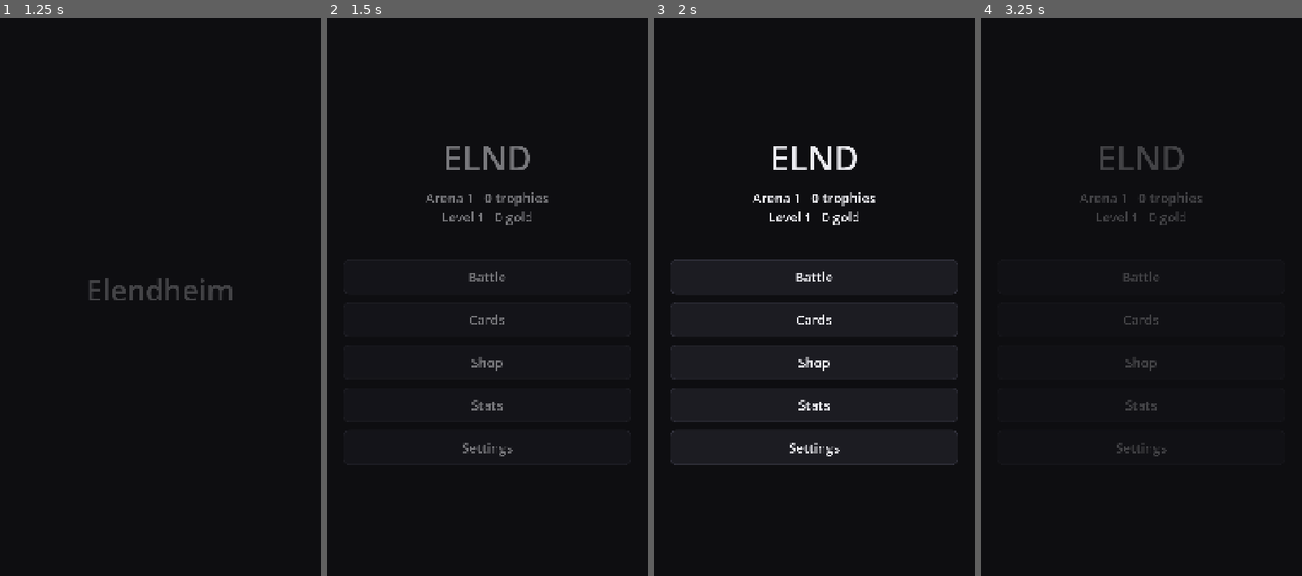
Above: before the commit, frames 1-4 (left to right).
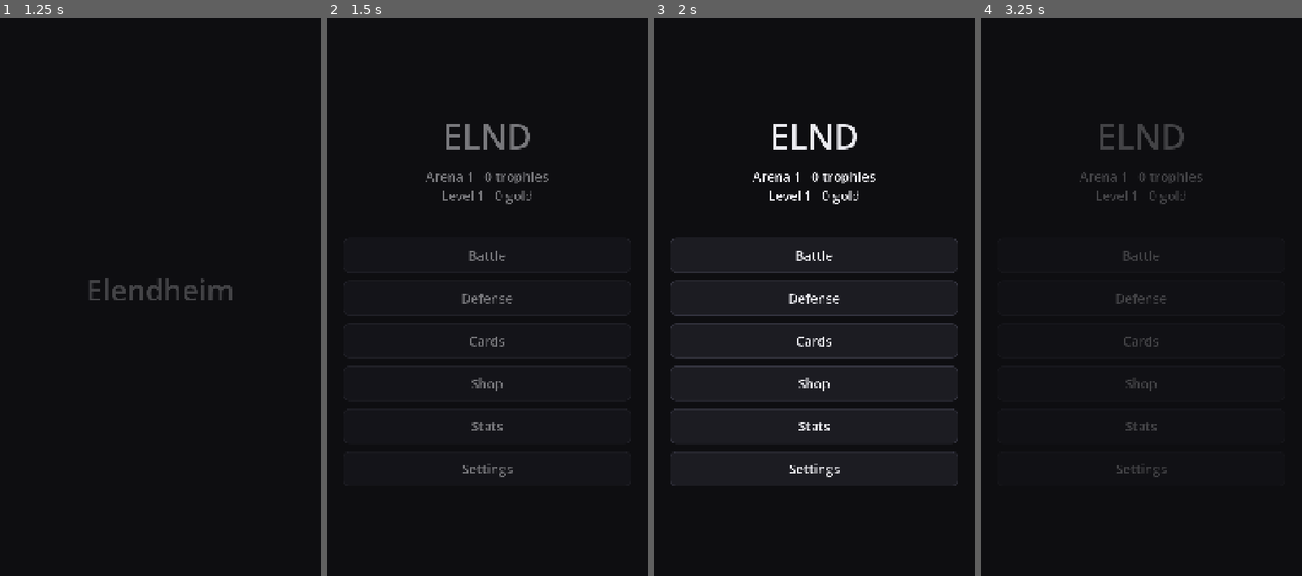
Above: after the commit, the same moments.

Repository: HenryElendheim/ELND
Game: Godot game, scene res://scenes/splash.tscn
Same seed, same stepped clock (60 frames per second), same inputs: the game is played once before the commit and once after it.
Inputs (mouse positions are in pixels of both pictures, inside the frame that each line leads up to):
- Up to frame 1 (1.25 s): tap Enter at 0.5 s; move the mouse to (231, 263) at 0.52 s; click (231, 263) at 0.67 s
- Up to frame 2 (1.5 s): drag from (423, 319) to (471, 403) at 1.27 s
- Up to frame 3 (2 s): no input
- Up to frame 4 (3.25 s): click "Battle" at 2 s; click "Back" at 2.75 s

Frame 1 is identical in both runs. In frame 2, 2.8% of the frame differs, in the area x 30-70%, y 18-83%; in frame 3, 3.8%, in the area x 5-95%, y 18-84%; in frame 4, 2.5%.

Commit message:
Add Defense mode and fix chest check in the smoke test
Milestone 10. Defense has no enemy towers. After a short break a wave of
random troops walks in, each wave with a bigger Ephrocity budget and a
level every 3 waves (defense.json). The run ends when your main tower
falls, gives a chest that gets better with the waves survived (common,
rare from 6, epic from 12, legendary from 20) and saves the best wave.

Smoke test was reading count from chest extras like 'Evolution unlocked',
which only have text.

Diff:
--- /dev/null
+++ b/data/defense.json
@@ -0,0 +1,13 @@
+{
+	"break_seconds": 4.0,
+	"first_wave_budget": 4,
+	"budget_per_wave": 2,
+	"waves_per_level": 3,
+	"spawn_row_from_back": 3.0,
+	"chest_by_wave": [
+		{ "from_wave": 0, "chest": "common" },
+		{ "from_wave": 6, "chest": "rare" },
+		{ "from_wave": 12, "chest": "epic" },
+		{ "from_wave": 20, "chest": "legendary" }
+	]
+}
--- a/scenes/battle.gd
+++ b/scenes/battle.gd
@@ -9,7 +9,7 @@
 const RATE_NAMES := {2.0: "Double Ephrocity", 3.0: "Triple Ephrocity"}
 const PHASE_NAMES := {"overtime": "Overtime", "tiebreaker": "Tiebreaker"}
 
-var sim := BattleSim.new()
+var sim := BattleSim.new(Nav.params.get("mode", "battle"))
 var speed := 1.0
 ## When Admin Mode picks a card here, taps drop that card for free on the chosen side instead of playing from the hand.
 var spawn_card := ""
@@ -110,8 +110,12 @@
 	_refresh_evolutions()
 	_announce_rate()
 	var left := ceili(sim.seconds_left())
-	_clock.text = "Tiebreaker" if sim.phase() == "tiebreaker" else "%d:%02d" % [left / 60, left % 60]
-	_crowns.text = "%d : %d" % [sim.towers_lost(Unit.Team.ENEMY), sim.towers_lost(Unit.Team.PLAYER)]
+	if sim.mode == "defense":
+		_clock.text = "Wave %d" % sim.waves.wave
+		_crowns.text = ""
+	else:
+		_clock.text = "Tiebreaker" if sim.phase() == "tiebreaker" else "%d:%02d" % [left / 60, left % 60]
+		_crowns.text = "%d : %d" % [sim.towers_lost(Unit.Team.ENEMY), sim.towers_lost(Unit.Team.PLAYER)]
 	if sim.phase() != _phase:
 		_phase = sim.phase()
 		Nav.toast(PHASE_NAMES.get(_phase, ""))
@@ -122,9 +126,14 @@
 ## Covers the arena with the outcome and the crown count, plus buttons to play again or leave.
 func _show_result() -> void:
 	_result_shown = true
-	Progress.record_match(sim.result)
-	Stats.record_match("battle", sim.result, sim.towers_lost(Unit.Team.ENEMY), sim.played_cards, BattleSim.starting_deck(), sim.time)
-	var titles := {"player": "Victory", "enemy": "Defeat", "draw": "Draw"}
+	var defense := sim.mode == "defense"
+	var reached := sim.waves.wave - 1 if defense else 0
+	if defense:
+		Progress.record_defense(reached)
+	else:
+		Progress.record_match(sim.result)
+	Stats.record_match(sim.mode, sim.result, sim.towers_lost(Unit.Team.ENEMY), sim.played_cards, BattleSim.starting_deck(), sim.time)
+	var titles := {"player": "Victory", "enemy": "Run over" if defense else "Defeat", "draw": "Draw"}
 	var panel := PanelContainer.new()
 	panel.set_anchors_preset(PRESET_CENTER)
 	panel.grow_horizontal = GROW_DIRECTION_BOTH
@@ -135,7 +144,8 @@
 	var title := Ui.label(titles[sim.result], "TitleLabel")
 	title.horizontal_alignment = HORIZONTAL_ALIGNMENT_CENTER
 	column.add_child(title)
-	var crowns := Ui.label("Crowns %d : %d" % [sim.towers_lost(Unit.Team.ENEMY), sim.towers_lost(Unit.Team.PLAYER)])
+	var summary := "Waves survived: %d" % reached if defense else "Crowns %d : %d" % [sim.towers_lost(Unit.Team.ENEMY), sim.towers_lost(Unit.Team.PLAYER)]
+	var crowns := Ui.label(summary)
 	crowns.horizontal_alignment = HORIZONTAL_ALIGNMENT_CENTER
 	column.add_child(crowns)
 	column.add_child(Ui.button("Open chest", func() -> void: Nav.go(CHEST_SCENE)))
--- a/scenes/main_menu.gd
+++ b/scenes/main_menu.gd
@@ -16,7 +16,8 @@
 	var stats: Label = add(Ui.label("Arena %d   %d trophies\nLevel %d   %d gold" % [Progress.arena(), Progress.trophies(), Progress.player_level(), Progress.gold()]))
 	stats.horizontal_alignment = HORIZONTAL_ALIGNMENT_CENTER
 	add(Ui.spacer(60))
-	add(Ui.button("Battle", func() -> void: Nav.go(BATTLE_SCENE)))
+	add(Ui.button("Battle", func() -> void: Nav.go(BATTLE_SCENE, {"mode": "battle"})))
+	add(Ui.button("Defense", func() -> void: Nav.go(BATTLE_SCENE, {"mode": "defense"})))
 	var waiting := Progress.chests_waiting().size()
 	if waiting > 0:
 		add(Ui.button("Open chests (%d)" % waiting, func() -> void: Nav.go(CHEST_SCENE)))
--- a/scripts/autoload/data_store.gd
+++ b/scripts/autoload/data_store.gd
@@ -4,7 +4,7 @@
 
 signal changed
 
-const FILES := ["cards", "towers", "battle", "chests", "economy", "progression", "bot"]
+const FILES := ["cards", "towers", "battle", "chests", "economy", "progression", "bot", "defense"]
 const OVERRIDES_PATH := "user://overrides.json"
 
 var _defaults := {}
--- a/scripts/autoload/nav.gd
+++ b/scripts/autoload/nav.gd
@@ -3,6 +3,9 @@
 
 const FADE_TIME := 0.35
 const TOAST_TIME := 2.5
+
+## Settings handed to the next screen, such as which mode the battle screen should run.
+var params := {}
 
 var _fade := ColorRect.new()
 var _toast := Label.new()
@@ -31,7 +34,8 @@
 
 
 ## Opens a screen. With reduced motion turned on the switch is instant, otherwise it fades out and back in.
-func go(scene_path: String) -> void:
+func go(scene_path: String, next_params := {}) -> void:
+	params = next_params
 	if Settings.reduced_motion():
 		get_tree().change_scene_to_file(scene_path)
 		return
--- a/scripts/battle/battle_sim.gd
+++ b/scripts/battle/battle_sim.gd
@@ -9,6 +9,9 @@
 ## One hand per team, in the same order as Unit.Team, so hands[Unit.Team.ENEMY] is the enemy's.
 var hands: Array[Hand] = []
 var bot := Bot.new(randi())
+## "battle" is the normal match against the bot. "defense" has no enemy towers and sends waves instead.
+var mode := "battle"
+var waves: Waves = null
 var tick := 1.0 / 30.0
 var time := 0.0
 ## Empty while the match is going. Once it ends it says which team won, or "draw".
@@ -24,7 +27,11 @@
 var _next_group := 0
 
 
-func _init() -> void:
+func _init(match_mode := "battle") -> void:
+	mode = match_mode
+	if mode == "defense":
+		waves = Waves.new(randi())
+		bot.enabled = false
 	_battle = Data.table("battle")
 	_arena = _battle.arena
 	tick = 1.0 / float(_battle.tick_rate)
@@ -92,6 +99,8 @@
 		return true
 	if y > float(_arena.river_bottom):
 		return true
+	if mode == "defense":
+		return false
 	if y < float(_arena.river_top) - float(_battle.pocket_depth_tiles) or y > float(_arena.river_top):
 		return false
 	var left_lane := at.x < float(_arena.width_tiles) / 2.0
@@ -235,6 +244,8 @@
 
 ## Which part of the match is running: "regular", "overtime" or "tiebreaker".
 func phase() -> String:
+	if mode == "defense":
+		return "regular"
 	var regular := float(_battle.match.regular_seconds)
 	if time < regular:
 		return "regular"
@@ -243,6 +254,8 @@
 
 ## Time left in the current part of the match. The tiebreaker has no clock.
 func seconds_left() -> float:
+	if mode == "defense":
+		return 0.0
 	var end := float(_battle.match.regular_seconds)
 	if phase() != "regular":
 		end += float(_battle.match.overtime_seconds)
@@ -261,6 +274,10 @@
 ## and during overtime that means the first tower to fall decides it. In the tiebreaker every tower drains,
 ## so the first tower to fall loses. If both sides lose their main tower at the same moment, it is a draw.
 func _check_result() -> void:
+	if mode == "defense":
+		if not _main_standing(Unit.Team.PLAYER):
+			result = "enemy"
+		return
 	var player_main := _main_standing(Unit.Team.PLAYER)
 	var enemy_main := _main_standing(Unit.Team.ENEMY)
 	if not player_main or not enemy_main:
@@ -287,6 +304,8 @@
 		return
 	time += tick
 	bot.think(self)
+	if waves != null:
+		waves.tick(self)
 	if phase() == "tiebreaker":
 		_drain_towers()
 	var bars := tick * ephrocity_rate() / float(_battle.ephrocity.seconds_per_bar)
@@ -341,6 +360,8 @@
 	for kind in ["side", "main"]:
 		for spot in towers[kind].positions:
 			for team in [Unit.Team.PLAYER, Unit.Team.ENEMY]:
+				if team == Unit.Team.ENEMY and mode == "defense":
+					continue
 				var at := Vector2(spot[0], spot[1])
 				if team == Unit.Team.ENEMY:
 					at.y = float(_arena.length_tiles) - at.y
--- /dev/null
+++ b/scripts/battle/waves.gd
@@ -0,0 +1,59 @@
+class_name Waves
+extends RefCounted
+## Runs Defense mode. Whenever the field is clear of attackers, a short break follows and then the next wave walks in.
+## Each wave spends a bigger Ephrocity budget on random troops, and every few waves the attackers gain a level.
+## All of these numbers come from defense.json.
+
+var wave := 0
+
+var _break := 0.0
+var _rng := RandomNumberGenerator.new()
+
+
+## The first wave waits one break too, which gives the player a moment to get ready.
+func _init(rng_seed: int) -> void:
+	_rng.seed = rng_seed
+	_break = float(Data.table("defense").break_seconds)
+
+
+func tick(sim: BattleSim) -> void:
+	for unit in sim.units:
+		if unit.team == Unit.Team.ENEMY and not unit.is_tower() and unit.alive():
+			return
+	_break -= sim.tick
+	if _break > 0.0:
+		return
+	var rules := Data.table("defense")
+	wave += 1
+	_break = float(rules.break_seconds)
+	_spawn_wave(sim, rules)
+
+
+func _spawn_wave(sim: BattleSim, rules: Dictionary) -> void:
+	var cards: Dictionary = Data.table("cards").cards
+	var troops := BattleSim.available_cards().filter(func(id: String) -> bool: return cards[id].get("type") == "troop")
+	if troops.is_empty():
+		return
+	var budget := float(rules.first_wave_budget) + float(rules.budget_per_wave) * (wave - 1)
+	var level := 1 + (wave - 1) / int(rules.waves_per_level)
+	var lanes: Array = Data.table("battle").arena.bridge_x
+	var cheapest := INF
+	for id in troops:
+		cheapest = minf(cheapest, float(cards[id].cost))
+	while budget >= cheapest:
+		var id: String = troops[_rng.randi() % troops.size()]
+		var cost := float(cards[id].cost)
+		if cost > budget:
+			continue
+		budget -= cost
+		var x := float(lanes[_rng.randi() % lanes.size()]) + _rng.randf_range(-1.0, 1.0)
+		sim.spawn(id, Unit.Team.ENEMY, Vector2(x, float(rules.spawn_row_from_back) + _rng.randf_range(0.0, 2.0)), level)
+
+
+## The chest a run earns, which gets better the further the player got.
+static func chest_for(reached: int) -> String:
+	var chest := "common"
+	for step in Data.table("defense").chest_by_wave:
+		if reached >= int(step.from_wave):
+			chest = step.chest
+	return chest
--- a/scripts/progress.gd
+++ b/scripts/progress.gd
@@ -87,6 +87,13 @@
 	add_gold(-price)
 	queue_chest(rarity)
 	return true
+
+
+## Records a finished Defense run: no trophies, a chest that gets better the further the run got, and the best wave.
+static func record_defense(reached: int) -> void:
+	_write("games", int(_read("games", 0)) + 1)
+	queue_chest(Waves.chest_for(reached))
+	Stats.record_wave(reached)
 
 
 ## Records a finished match. A win gives trophies, XP and gold, and a loss takes trophies away.
--- a/tests/smoke.gd
+++ b/tests/smoke.gd
@@ -57,6 +57,7 @@
 	broken += _check_win_rules()
 	broken += _check_bot_counters()
 	broken += _check_evolutions()
+	broken += _check_defense()
 
 	var hurt := 0
 	for unit in sim.units:
@@ -108,7 +109,7 @@
 	var opened := Progress.open_next_chest()
 	var got := 0
 	for drop in opened.get("cards", []):
-		got += int(drop.count)
+		got += int(drop.get("count", 0))
 	Progress.add_copies("hobb", 40)
 	var ok := Progress.trophies() > before and got > 0 and int(Progress.card("hobb").level) > 1
 	print("Progress: %d trophies, %d cards from a %s chest, Hobb level %d" % [Progress.trophies(), got, opened.get("rarity", "?"), Progress.card("hobb").level])
@@ -162,6 +163,20 @@
 	return broken
 
 
+## Runs Defense mode for a while and checks that waves come in and there are no enemy towers.
+func _check_defense() -> int:
+	var sim := BattleSim.new("defense")
+	for i in 30 * 40:
+		sim.step()
+	var enemy_towers := sim.units.filter(func(u: Unit) -> bool: return u.is_tower() and u.team == Unit.Team.ENEMY).size()
+	print("Defense: wave %d, result '%s'" % [sim.waves.wave, sim.result])
+	sim.clear()
+	if sim.waves.wave < 2 or enemy_towers > 0:
+		print("Broken file: defense waves did not run properly")
+		return 1
+	return 0
+
+
 ## Checks that the bot never thinks a ground melee card answers a flying troop, and prefers an anti-air card.
 func _check_bot_counters() -> int:
 	var cards: Dictionary = Data.table("cards").cards
